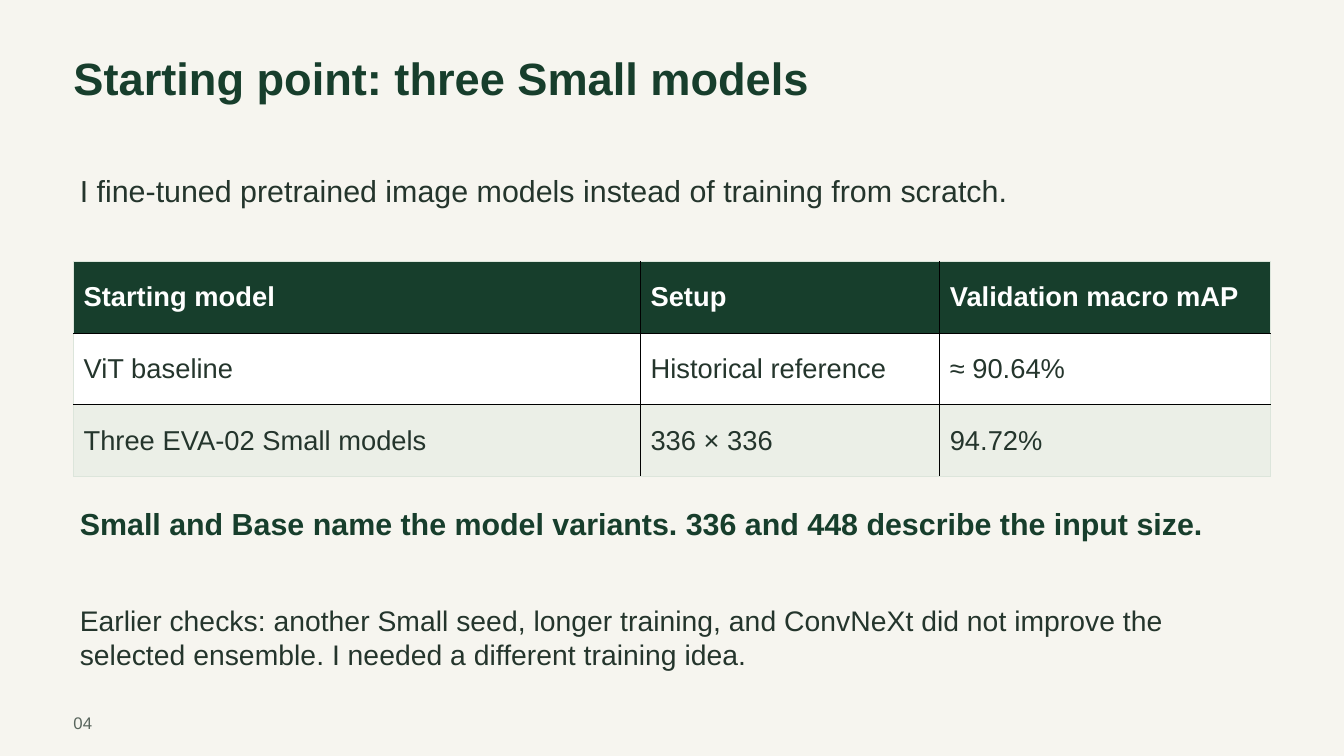
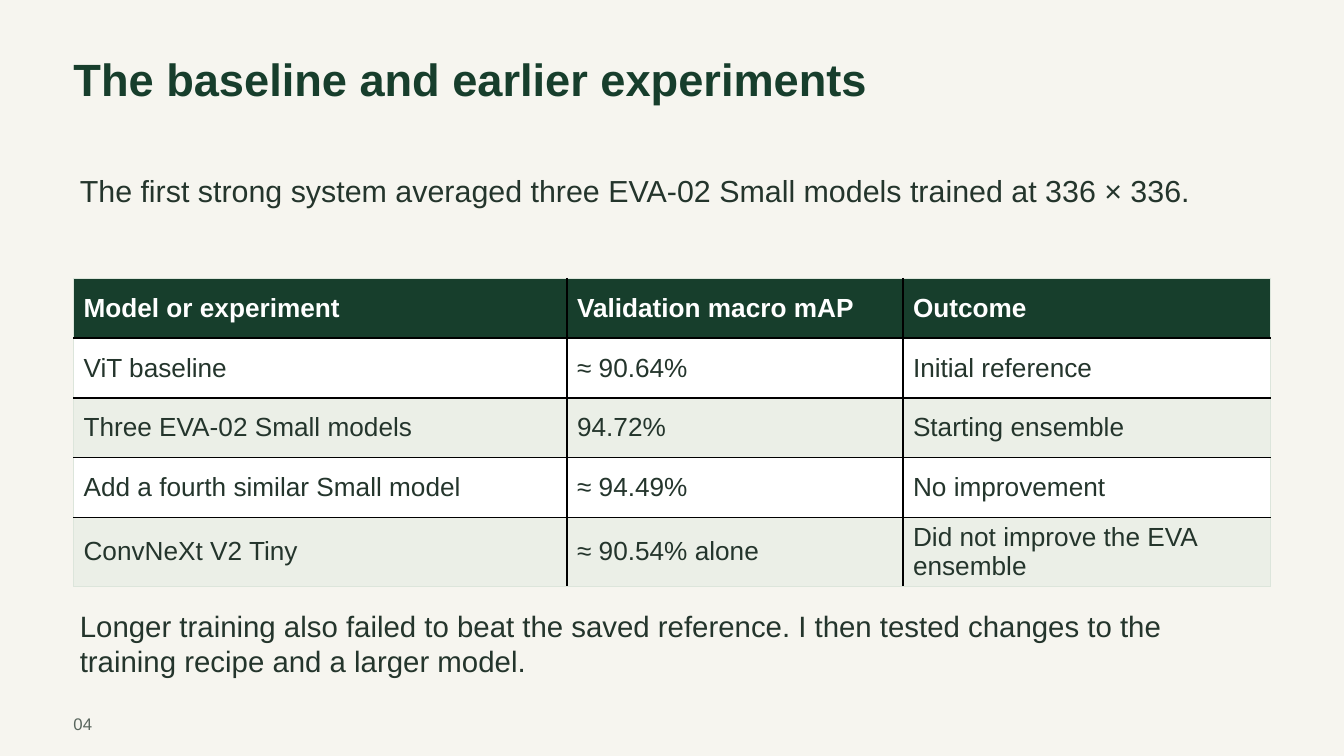
Before and after one commit to abarseghian2005-collab/mroot-plant-disease-classifier, a slide deck: slide 4 of MROOT_ACA_Presentation.pptx. Drawn at 1344x756 pixels with LibreOffice and Linux fonts; fonts in the diff are those of the drawing. Boxes give left, top, right and bottom in pixels: in the first picture for what was removed or moved away, otherwise in the second. Text is boxed around its words. In the diff, an @@ line names an element or a change of style, - is before the commit and + after.

Commit message:
Rewrite presentation in plain English around the project and experiments

```diff
--- a/MROOT_ACA_Presentation.pptx
+++ b/MROOT_ACA_Presentation.pptx
@@ text at <box>73,63,866,105</box>: text changed @@
-Starting point: three Small models
+The baseline and earlier experiments
@@ text at <box>80,180,1189,208</box>: text changed @@
-I fine-tuned pretrained image models instead of training from scratch.
+The first strong system averaged three EVA-02 Small models trained at 336 × 336.
@@ table at <box>74,278,1271,580</box> @@
-row 1: Starting model | Setup | Validation macro mAP
-row 2: ViT baseline | Historical reference | ≈ 90.64%
-row 3: Three EVA-02 Small models | 336 × 336 | 94.72%
+row 1: Model or experiment | Validation macro mAP | Outcome
+row 2: ViT baseline | ≈ 90.64% | Initial reference
+row 3: Three EVA-02 Small models | 94.72% | Starting ensemble
+row 4: Add a fourth similar Small model | ≈ 94.49% | No improvement
+row 5: ConvNeXt V2 Tiny | ≈ 90.54% alone | Did not improve the EVA ensemble
@@ table: place and size @@
-table at <box>74,261,1270,477</box>
+table at <box>74,278,1271,580</box>
@@ text at <box>80,615,1161,678</box>: text changed; size 21.8 to 21 pt; text colour #173E2C to #24352C; bold off @@
-Small and Base name the model variants. 336 and 448 describe the input size.
+Longer training also failed to beat the saved reference. I then tested changes to the training recipe and a larger model.
@@ text removed at <box>80,610,1162,670</box> @@
-Earlier checks: another Small seed, longer training, and ConvNeXt did not improve the selected ensemble. I needed a different training idea.
```
Also in this commit, not shown: 5 other slides changed, 4 slides added, 4 slides removed, 1 other file.
